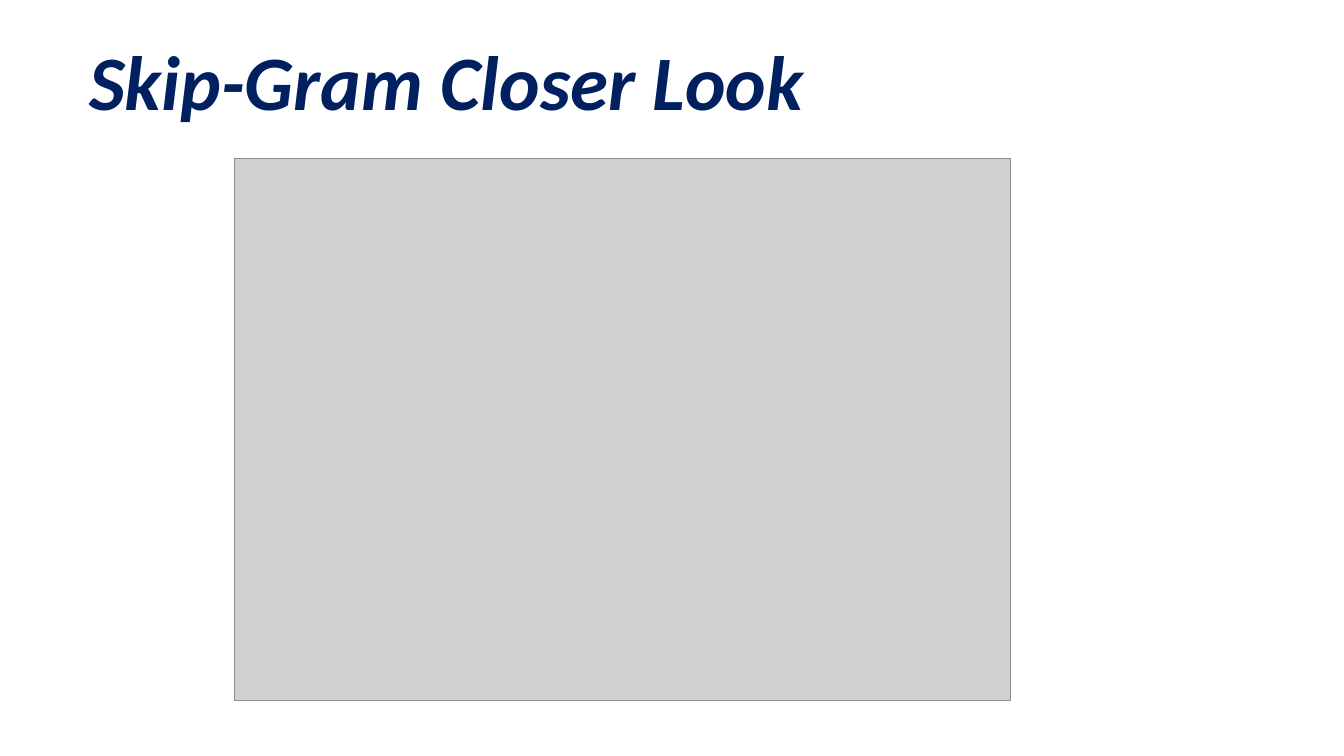
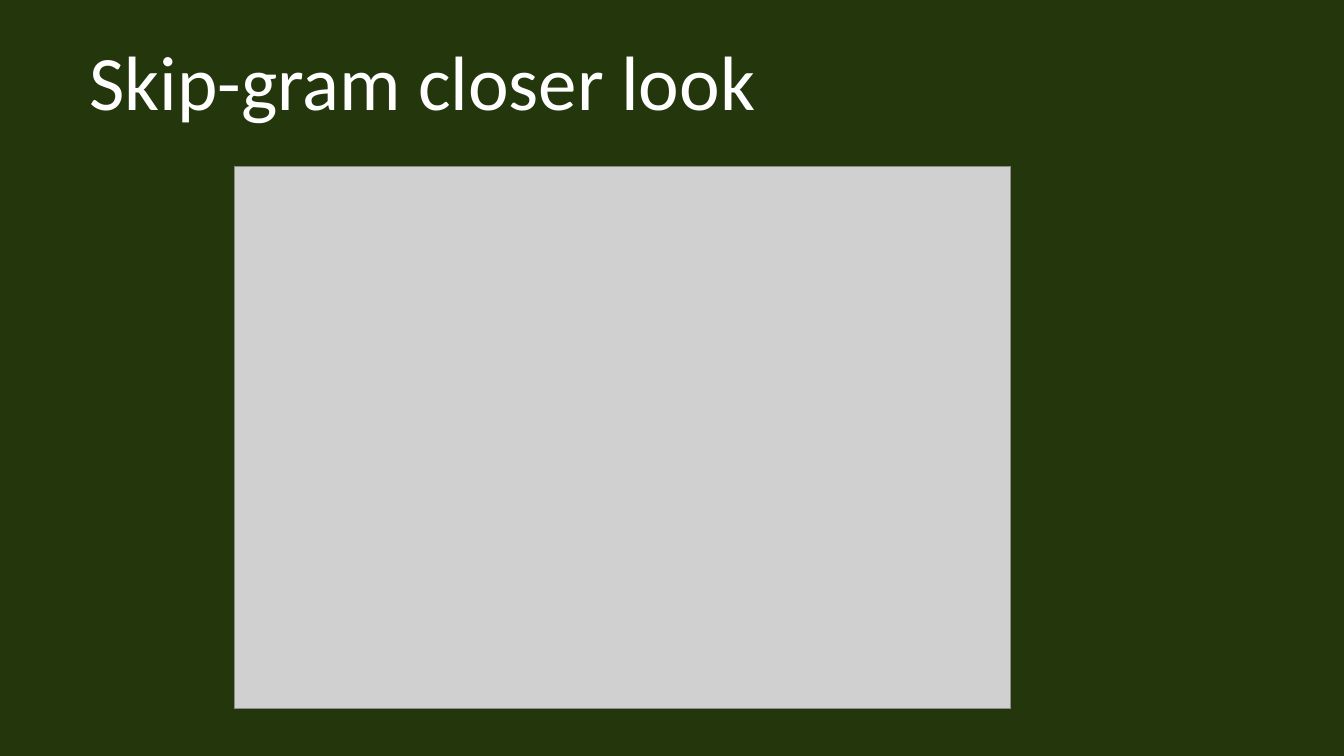
Before and after one commit to rifazn/patternlab, a slide deck: slide 15 of presentation/Pattern.odp (slide 16 before the commit). Drawn at 1344x756 pixels with LibreOffice and Linux fonts; fonts in the diff are those of the drawing; grey boxes stand for pictures. Boxes give left, top, right and bottom in pixels: in the first picture for what was removed or moved away, otherwise in the second. Text is boxed around its words. In the diff, an @@ line names an element or a change of style, - is before the commit and + after.

```diff
--- a/presentation/Pattern.odp
+++ b/presentation/Pattern.odp
@@ background #FFFFFF to #24360C @@
@@ title at [89, 56, 755, 124]: text changed; text colour #002060 to #FFFFFF; bold off; italic off @@
-Skip-Gram Closer Look
+Skip-gram closer look
@@ picture: place and size @@
-picture at [234, 158, 1011, 701]
+picture at [234, 166, 1011, 709]
```
Also in this commit, not shown: 1 other slide changed, 27 slides added, 16 slides removed, 3 other files.
